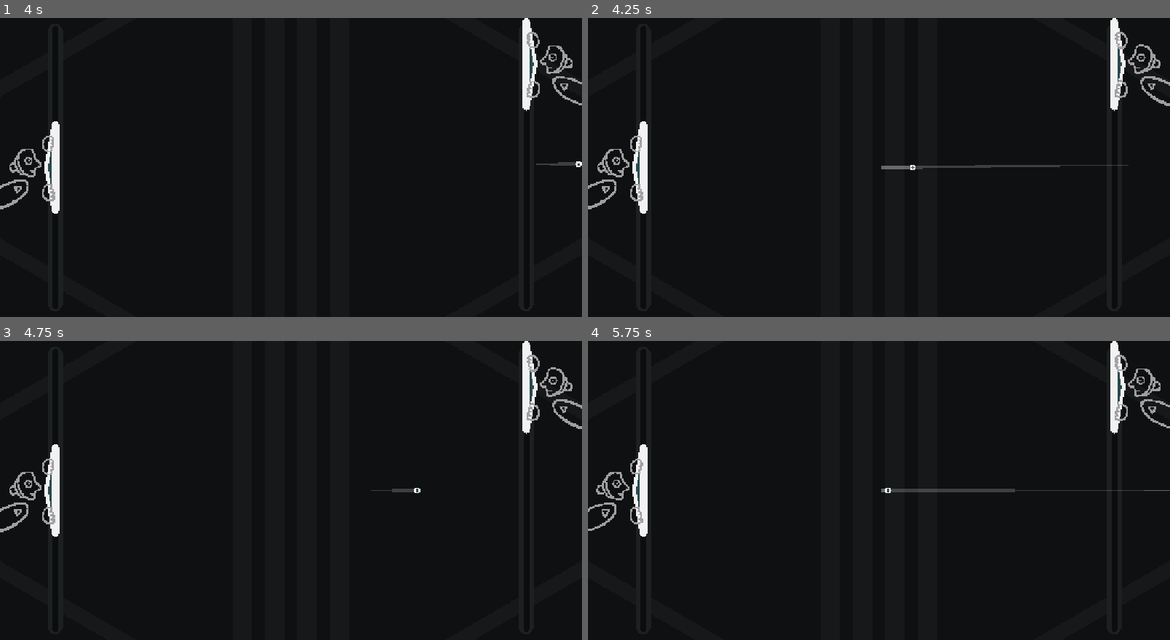
Above: before the commit, frames 1-4 (two rows, left to right).
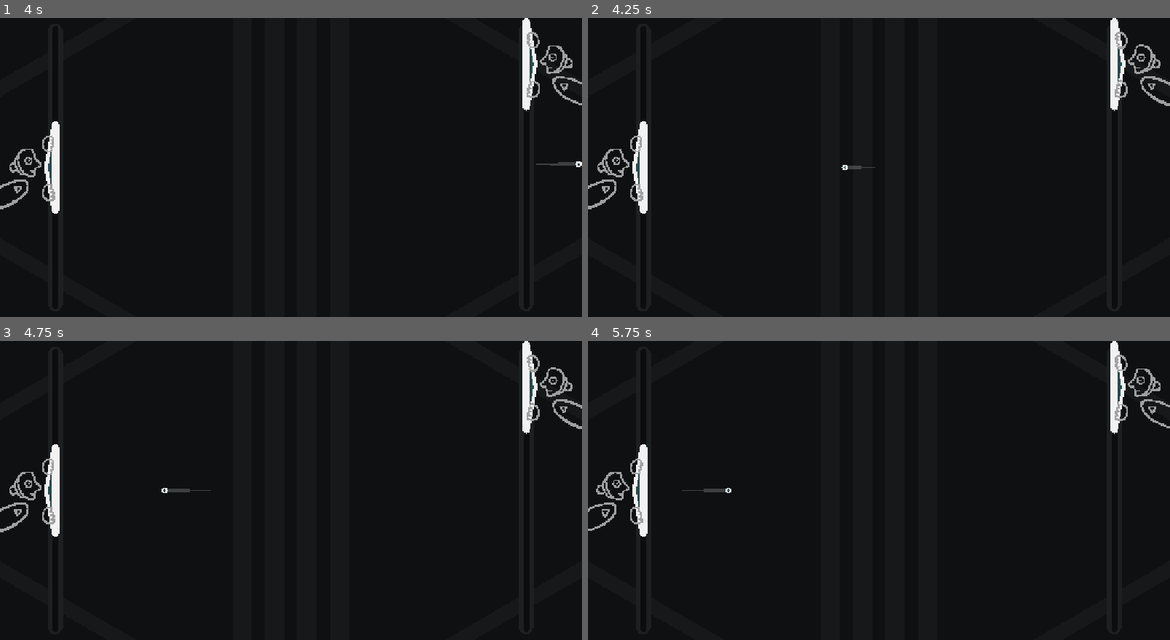
Above: after the commit, the same moments.

Repository: pixerhp/Pixers-Pong
Game: Godot game, scene res://scenes/topscenes/gameplay_topscene.tscn
The game is run twice, just before and just after one commit, with the same random seed, the same clock (stepped at 60 frames per second) and the same inputs.
Inputs (mouse positions are in pixels of both pictures, inside the frame that each line leads up to):
- Up to frame 1 (4 s): move the mouse to (419, 152) at 0.52 s; hold Right (plr2_bump_right) 0.53-1.28 s; click (419, 152) at 0.67 s; tap Enter at 1.25 s; move the mouse to (174, 182) at 1.27 s; hold A (plr1_bump_left) 1.28-2.03 s; move the mouse to (349, 101) at 2.02 s; hold Right (plr2_bump_right) 2.03-2.78 s; move the mouse to (261, 227) at 2.77 s; hold Up (plr2_up) 2.78-3.53 s; click (261, 227) at 2.92 s; move the mouse to (465, 212) at 3.52 s; hold A (plr1_bump_left) from 3.53 s (still down)
- Up to frame 2 (4.25 s): keep holding A (plr1_bump_left)
- Up to frame 3 (4.75 s): keep holding A (plr1_bump_left); move the mouse to (116, 445) at 4.27 s
- Up to frame 4 (5.75 s): keep holding A (plr1_bump_left); move the mouse to (908, 490) at 5.02 s; click (908, 490) at 5.17 s

Frame 1 is identical in both runs. In frame 2, 0.3% of the frame differs, in the area x 43-93%, y 49-51%; in frame 3, 0.1%; in frame 4, 0.4%, in the area x 16-100%, y 49-51%.

Commit message:
Implement placeholder ball reserve function

Diff:
--- a/scripts/gameplay_script.gd
+++ b/scripts/gameplay_script.gd
@@ -28,6 +28,20 @@
 
 	%LeftPaddle.position = Vector2(120, Globals.GAME_SIZE.y / 2.0)
 	%RightPaddle.position = Vector2(Globals.GAME_SIZE.x - 120, Globals.GAME_SIZE.y / 2.0)
+
+# !!! (currently placeholder)
+func reserve_ball():
+
+	%Ball.position = Globals.GAME_SIZE / 2.0
+	%Ball.set_meta("velocity", Vector2(-400, 0))
+
+	balltrail_positions.clear()
+	balltrail_times.clear()
+	%BallTrail.points = []
+
+	ballshapecast_current_exceptions.clear()
+	%BallShapeCast.clear_exceptions()
+
 
 func _process(delta: float):
 	# !!! Temporary knockback testing
@@ -212,10 +226,10 @@
 
 	# !!! temporary teleport to center if ball goes too far to the left/right:
 	if abs(ball_curr_position.x - (Globals.GAME_SIZE.x / 2.0)) > ((Globals.GAME_SIZE.x / 2.0) + 20):
-		ball_curr_position = Globals.GAME_SIZE / 2.0
-
-	%Ball.position = ball_curr_position
-	%Ball.set_meta("velocity", ball_velocity)
+		reserve_ball()
+	else:
+		%Ball.position = ball_curr_position
+		%Ball.set_meta("velocity", ball_velocity)
 
 var ballshapecast_current_exceptions: Array[Area2D] = []
 func rem_add_ballshapecast_coll_exceptions(to_remove: Area2D, to_add: Area2D):
